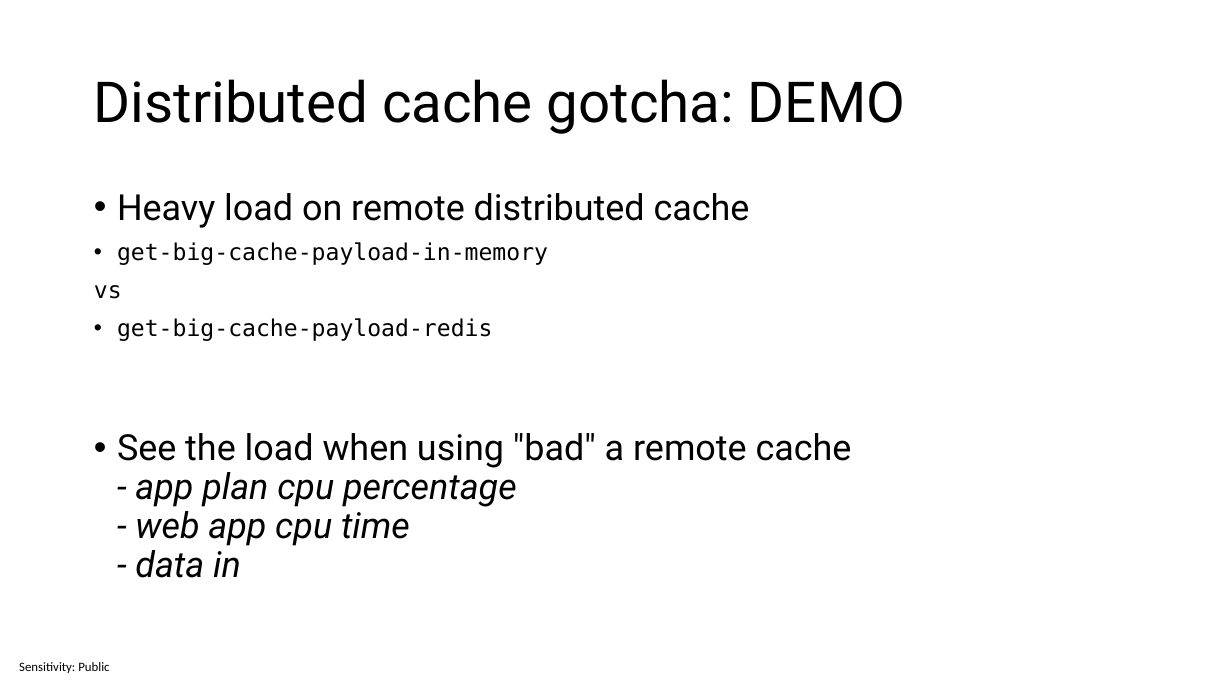
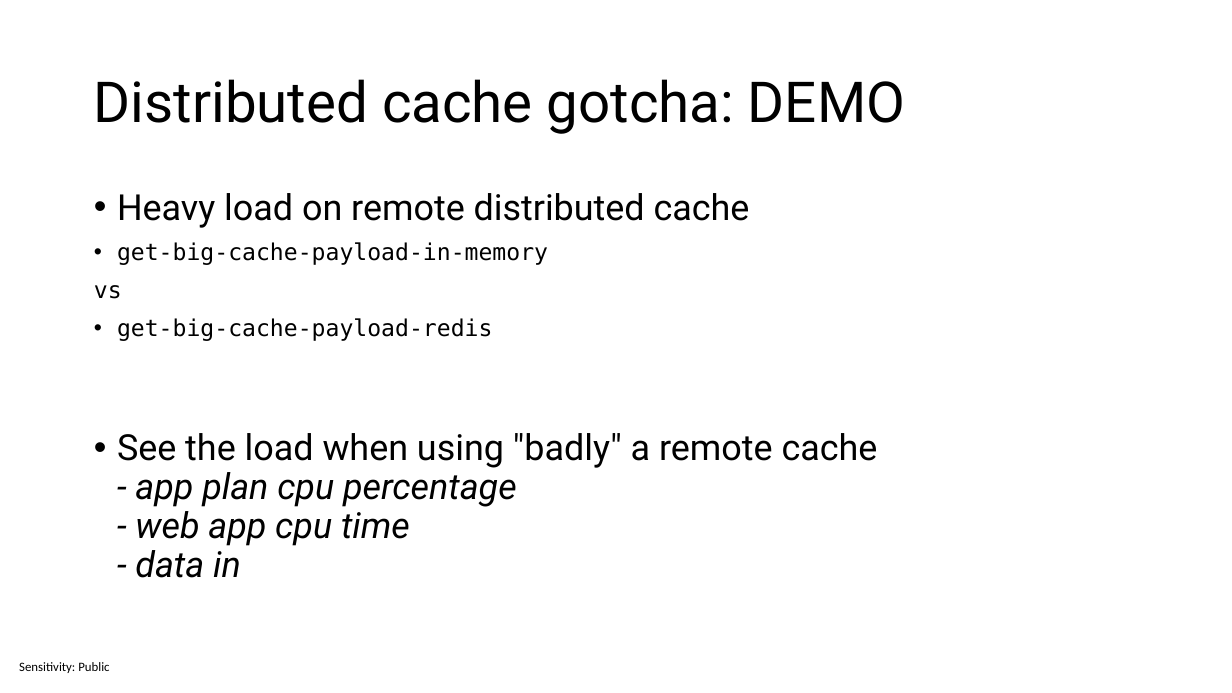
Before and after one commit to sabbadino/cache-like-a-pro-fusion-cache, a slide deck: slide 15 of cache-like-a-pro.pptx. Drawn at 1232x693 pixels with LibreOffice and Linux fonts; fonts in the diff are those of the drawing. Boxes give left, top, right and bottom in pixels: in the first picture for what was removed or moved away, otherwise in the second. Text is boxed around its words. In the diff, an @@ line names an element or a change of style, - is before the commit and + after.

```diff
--- a/cache-like-a-pro.pptx
+++ b/cache-like-a-pro.pptx
@@ text at box(117, 433, 878, 578): text changed @@
-• See the load when using "bad" a remote cache
-  - app plan cpu percentage
-  - web app cpu time
-  - data in
+• See the load when using "badly" a remote cache
+  - app plan cpu percentage
+  - web app cpu time
+  - data in
```
Also in this commit, not shown: 8 other slides changed.
